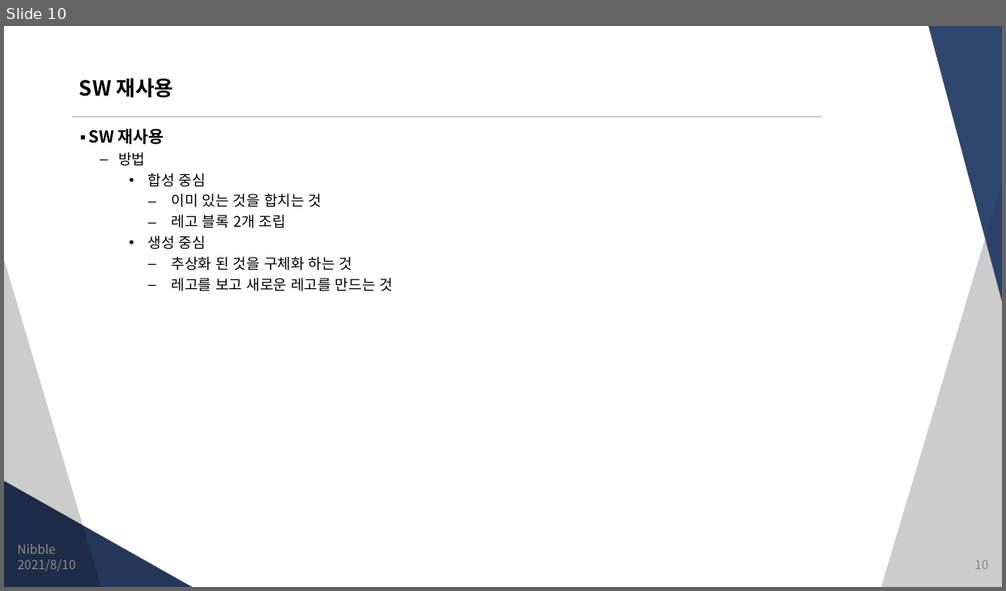
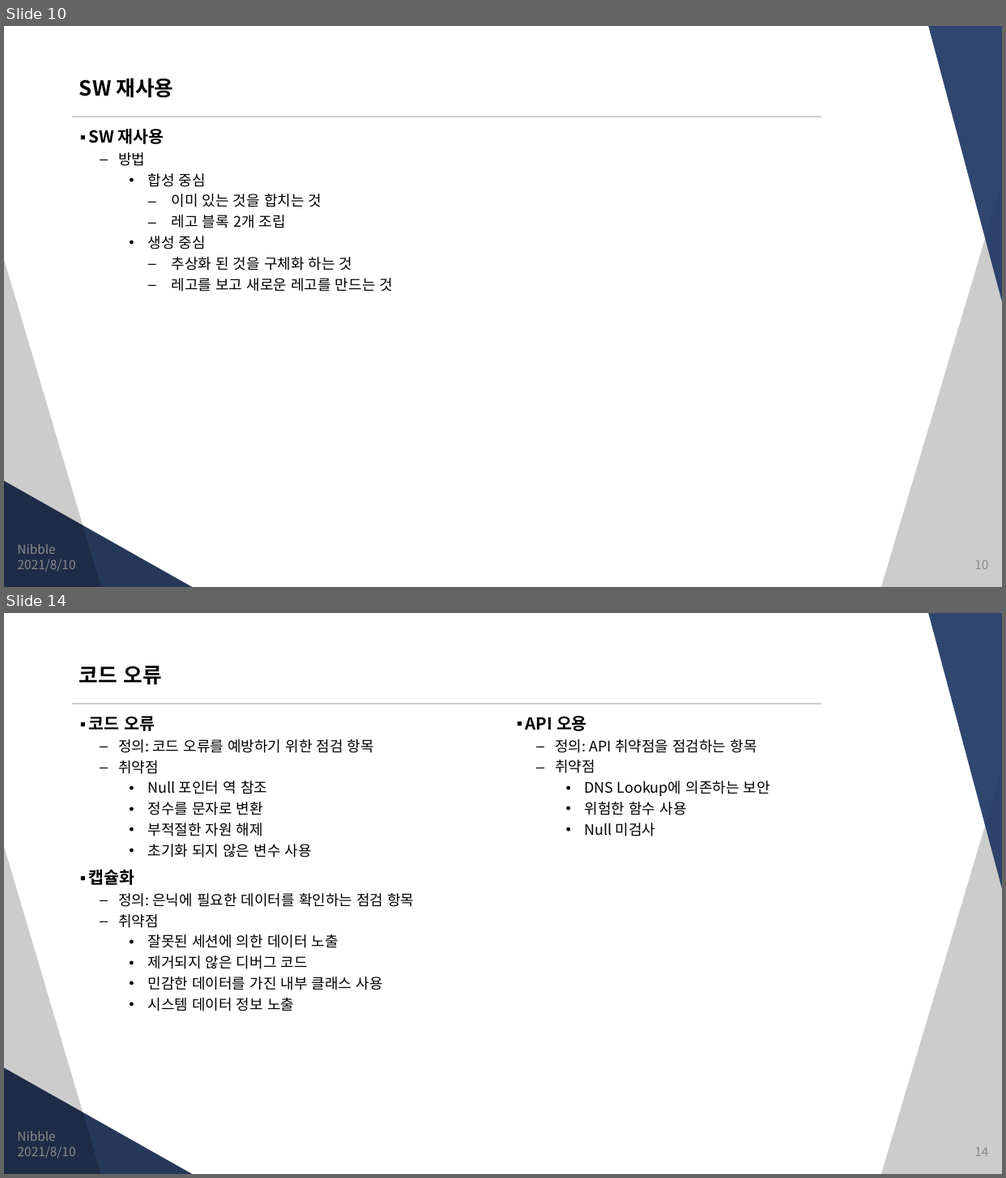
Before and after one commit to JungSangHyeon/2021-TIL, a slide deck: 정보처리기사/5. 정보시스템 구축관리.pptx. Shown one above the other, each under a label of ours: slide 10 before the commit, slides 10 and 14 after it; the slides between them are not shown. The pictures are 1006x591 and 1006x1178 pixels, drawn with LibreOffice and Linux fonts; fonts in the diff are those of the drawing. Boxes give left, top, right and bottom in pixels: in the first picture for what was removed or moved away, otherwise in the second. Text is boxed around its words. In the diff, an @@ line names an element or a change of style, - is before the commit and + after.

```diff
--- a/정보처리기사/5. 정보시스템 구축관리.pptx
+++ b/정보처리기사/5. 정보시스템 구축관리.pptx
@@ slide 14 added at bbox=[4, 613, 1002, 1174], background #FFFFFF; not listed: 5 template elements that a slide beside it also shows @@
@@ title added at bbox=[79, 666, 161, 685], 20 pt, text #000000, bold @@
+코드 오류
@@ text added at bbox=[89, 716, 414, 1012], 14 pt, text #000000 @@
+▪ 코드 오류
+  – 정의: 코드 오류를 예방하기 위한 점검 항목
+  – 취약점
+    • Null 포인터 역 참조
+    • 정수를 문자로 변환
+    • 부적절한 자원 해제
+    • 초기화 되지 않은 변수 사용
+▪ 캡슐화
+  – 정의: 은닉에 필요한 데이터를 확인하는 점검 항목
+  – 취약점
+    • 잘못된 세션에 의한 데이터 노출
+    • 제거되지 않은 디버그 코드
+    • 민감한 데이터를 가진 내부 클래스 사용
+    • 시스템 데이터 정보 노출
@@ text added at bbox=[526, 716, 770, 837], 14 pt, text #000000 @@
+▪ API 오용
+  – 정의: API 취약점을 점검하는 항목
+  – 취약점
+    • DNS Lookup에 의존하는 보안
+    • 위험한 함수 사용
+    • Null 미검사
@@ text added at bbox=[17, 1131, 55, 1141], 12 pt, text #8C8C8C @@
+Nibble
@@ text added at bbox=[18, 1147, 76, 1159], 12 pt, text #8C8C8C @@
+2021/8/10
@@ page number added at bbox=[974, 1148, 988, 1157], 12 pt, text #8C8C8C @@
+14
```
Also in this commit, not shown: 1 slide changed, 3 other slides added.
